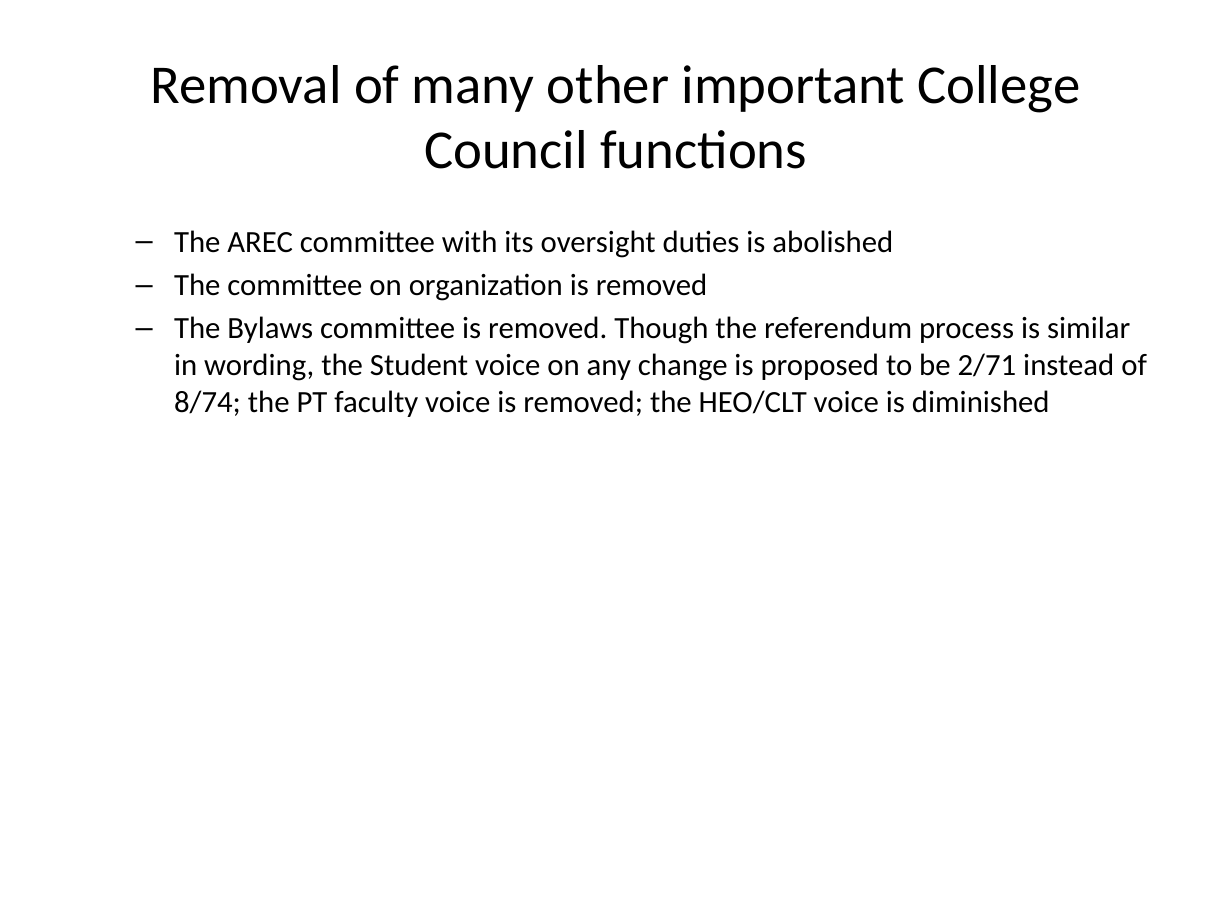
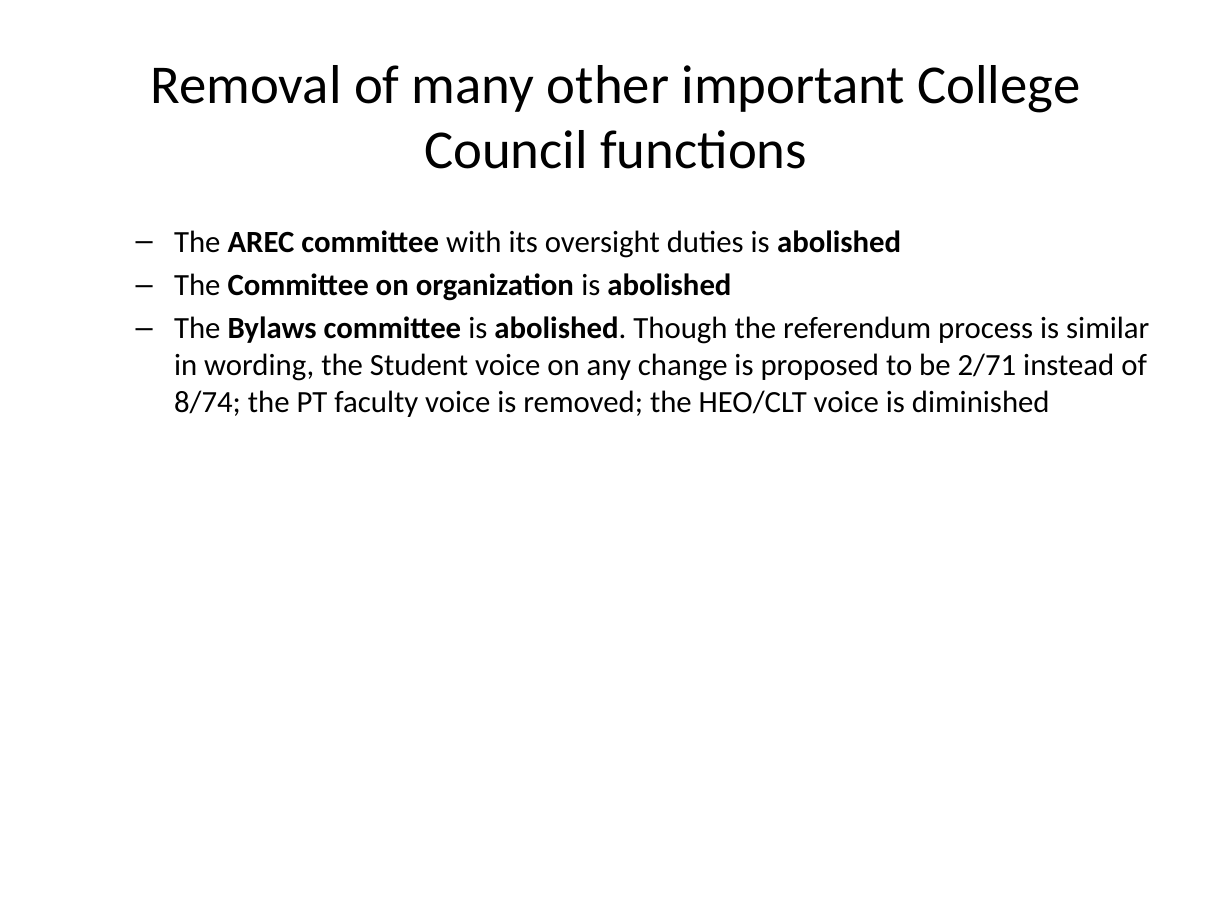
Before and after one commit to csi-covid19/csi-covid19.github.io, a slide deck: slide 12 of CCFS/Mar-SpecialMeeting/Proposed-changes.pptx. Drawn at 1232x924 pixels with LibreOffice and Linux fonts; fonts in the diff are those of the drawing. Boxes give left, top, right and bottom in pixels: in the first picture for what was removed or moved away, otherwise in the second. Text is boxed around its words. In the diff, an @@ line names an element or a change of style, - is before the commit and + after.

```diff
--- a/CCFS/Mar-SpecialMeeting/Proposed-changes.pptx
+++ b/CCFS/Mar-SpecialMeeting/Proposed-changes.pptx
@@ text at bbox=[174, 230, 901, 258]: bold on in "AREC committee abolished" @@
@@ text at bbox=[174, 273, 1149, 417]: text changed @@
-  – The committee on organization is removed
-  – The Bylaws committee is removed. Though the referendum process is similar in wording, the Student voice on any change is proposed to be 2/71 instead of 8/74; the PT faculty voice is removed; the HEO/CLT voice is diminished
+  – The Committee on organization is abolished
+  – The Bylaws committee is abolished. Though the referendum process is similar in wording, the Student voice on any change is proposed to be 2/71 instead of 8/74; the PT faculty voice is removed; the HEO/CLT voice is diminished
```
Also in this commit, not shown: 10 other slides changed, 1 slide added.
